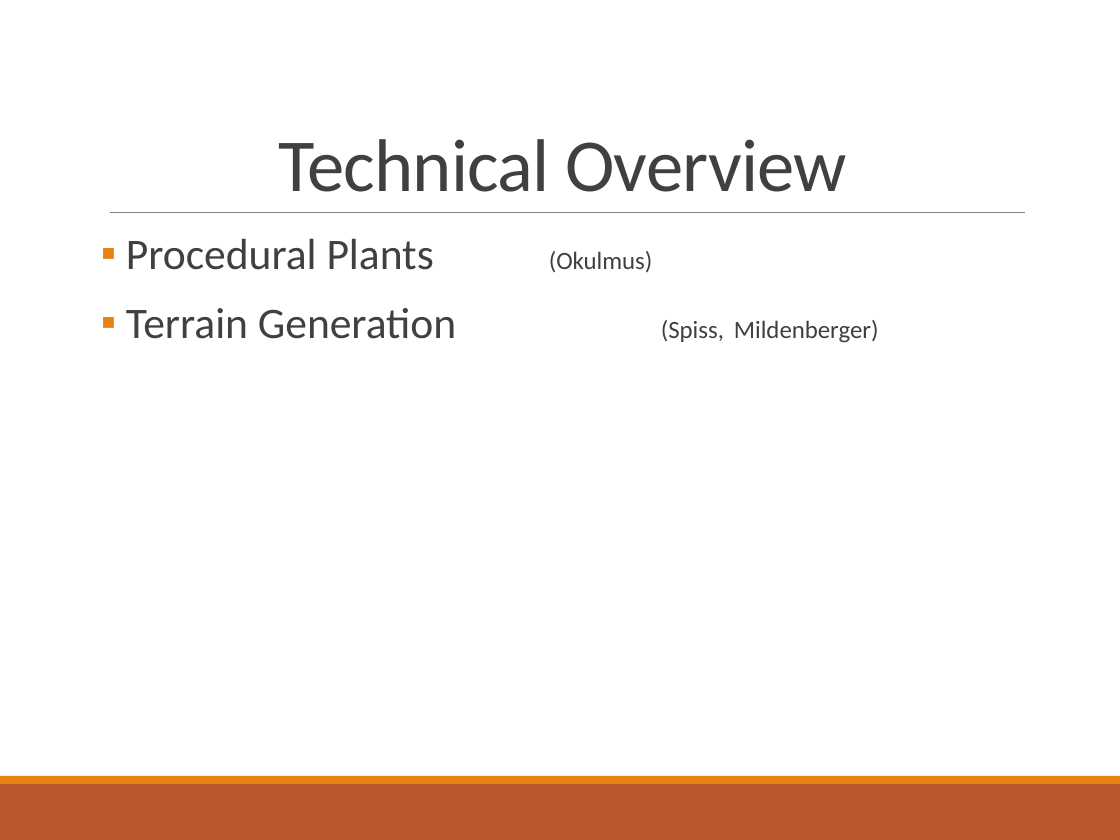
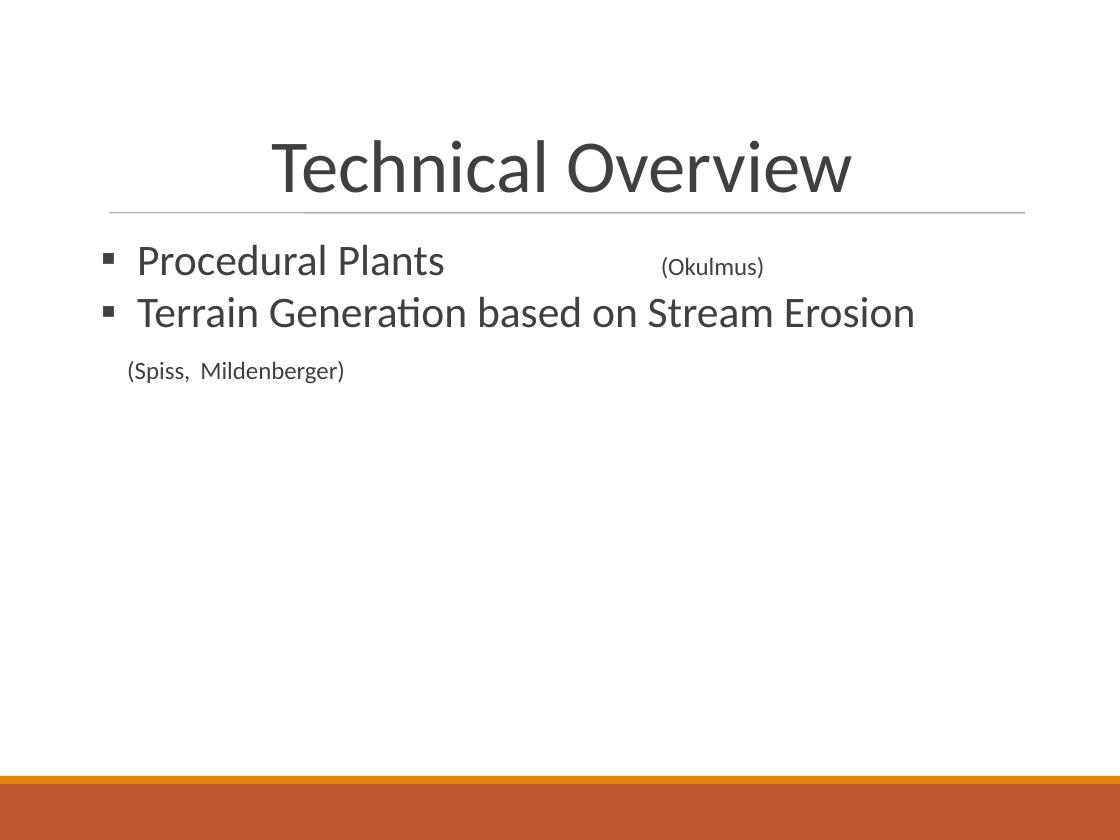
Before and after one commit to Philipp-M/ACG, a slide deck: slide 2 of proceduralTerrainAndTrees_project2/presentation/Advanced Computer Graphics.pptx. Drawn at 1120x840 pixels with LibreOffice and Linux fonts; fonts in the diff are those of the drawing. Boxes give left, top, right and bottom in pixels: in the first picture for what was removed or moved away, otherwise in the second. Text is boxed around its words. In the diff, an @@ line names an element or a change of style, - is before the commit and + after.

```diff
--- a/proceduralTerrainAndTrees_project2/presentation/Advanced Computer Graphics.pptx
+++ b/proceduralTerrainAndTrees_project2/presentation/Advanced Computer Graphics.pptx
@@ text "Technical Overview" at (x1=272, y1=140, x2=853, y2=193): letter spacing -0.5 to 0 pt; line spacing 0.85 to 1 @@
@@ line (110, 213) - (1025, 213): stroke #808080 0.5 pt to #808080 0.51 pt @@
@@ text at (x1=137, y1=244, x2=765, y2=278): indent changed; line spacing 0.9 to 1; less space between paragraphs @@
@@ text at (x1=127, y1=296, x2=915, y2=384): text changed; size 16 to 28 pt @@
-▪ Terrain Generation (Spiss, Mildenberger)
+▪ Terrain Generation based on Stream Erosion (Spiss, Mildenberger)
```
Also in this commit, not shown: 5 other slides changed, 12 slides added, 1 slide removed, 2 other files.
